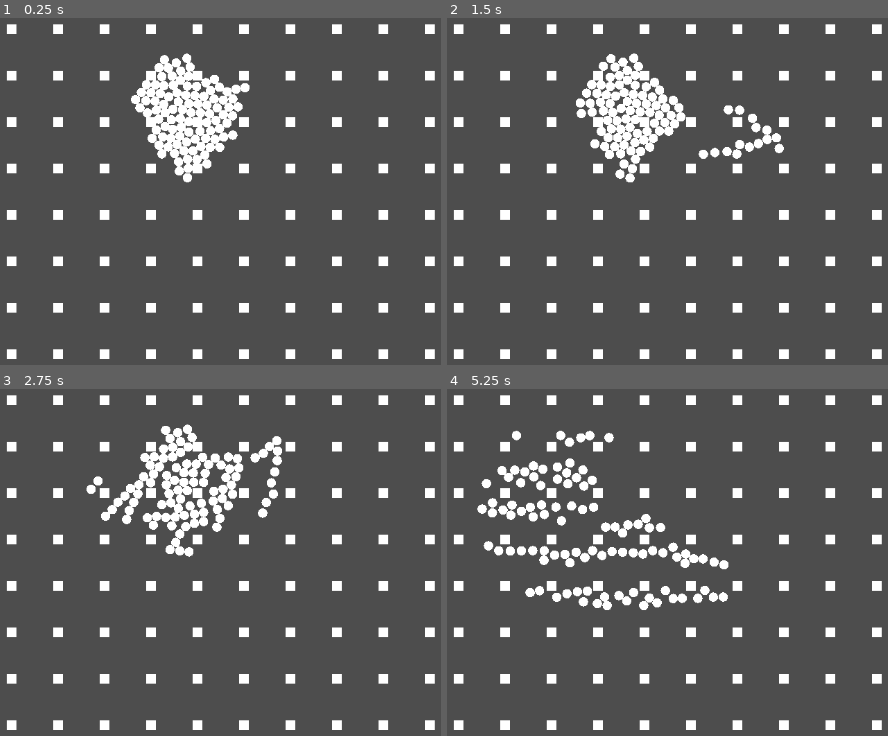
Above: before the commit, frames 1-4 (two rows, left to right).
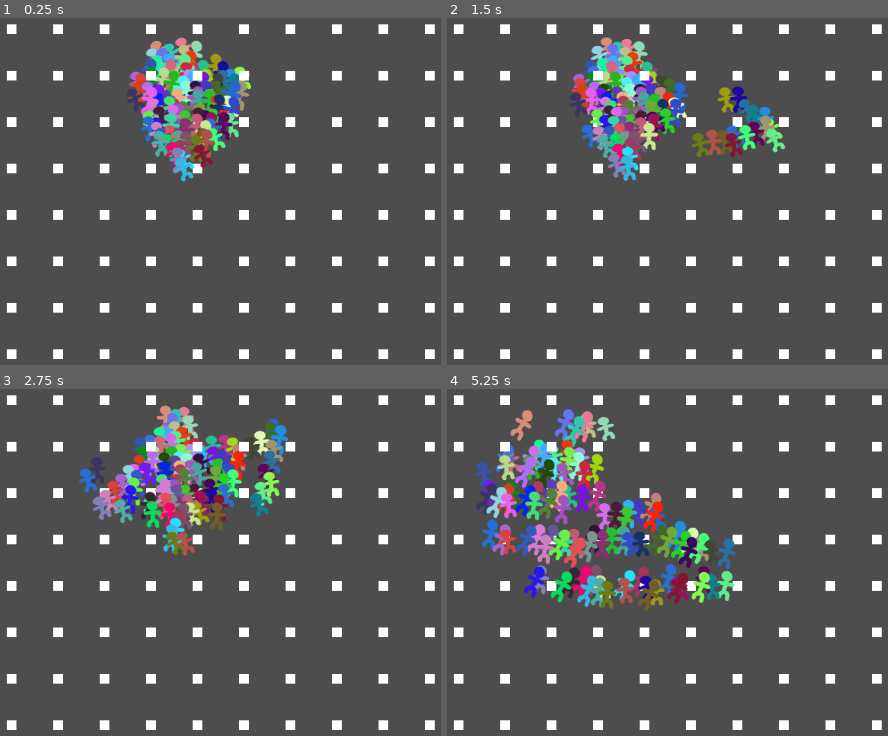
Above: after the commit, the same moments.

Repository: Viggzta/gmtk-jam-2024
Game: Godot game, scene res://scenes/test/felix/testscne.tscn
Same seed, same stepped clock (60 frames per second), same inputs: the game is played once before the commit and once after it.
Inputs (mouse positions are in pixels of both pictures, inside the frame that each line leads up to):
- Up to frame 1 (0.25 s): no input
- Up to frame 2 (1.5 s): move the mouse to (821, 146) at 0.52 s; click (821, 146) at 0.67 s; move the mouse to (486, 191) at 1.27 s; click (486, 191) at 1.42 s
- Up to frame 3 (2.75 s): move the mouse to (277, 441) at 2.02 s; click (277, 441) at 2.17 s
- Up to frame 4 (5.25 s): move the mouse to (605, 628) at 2.77 s; click (605, 628) at 2.92 s; move the mouse to (883, 607) at 3.52 s; click (883, 607) at 3.67 s; move the mouse to (outside the picture) at 4.27 s; click (outside the picture) at 4.42 s; move the mouse to (685, 538) at 5.02 s; click (685, 538) at 5.17 s

The runs differ from the first frame. In frame 1, 7.0% of the frame differs, in the area x 29-58%, y 5-48%; in frame 2, 8.4%; in frame 3, 9.3%; in frame 4, 15%, in the area x 6-66%, y 5-64%.

Commit message:
Dude juice

Diff:
--- a/src/project.godot
+++ b/src/project.godot
@@ -14,6 +14,10 @@
 run/main_scene="res://scenes/test/felix/testscne.tscn"
 config/features=PackedStringArray("4.3", "GL Compatibility")
 config/icon="res://icon.svg"
+
+[autoload]
+
+Interpolation="*res://scripts/Interpolation.gd"
 
 [debug]
 
--- /dev/null
+++ b/src/scenes/npc/dude.gd
@@ -0,0 +1,71 @@
+extends RigidBody2D
+
+@onready var sprite_2d: Sprite2D = $ImageRoot/Sprite2D
+@onready var image_root: Node2D = $ImageRoot
+@onready var navigation_agent: NavigationAgent2D = $NavigationAgent2D
+
+var animation_step: float = 0
+var animation_step_move: float = 0
+var animation_direction: float = 1
+var animation_direction_move: float = 1
+var movement_speed: float = 5.0
+var current_movement_speed: float = 0.0
+var movement_target_position: Vector2 = Vector2(60.0, 180.0)
+
+func _ready():
+	# These values need to be adjusted for the actor's speed
+	# and the navigation layout.
+	navigation_agent.path_desired_distance = 4.0
+	navigation_agent.target_desired_distance = 4.0
+
+	# Make sure to not await during _ready.
+	call_deferred("actor_setup")
+
+	animation_step = randf()
+	animation_step_move = randf()
+	sprite_2d.modulate = Color(randf(), randf(), randf())
+
+func actor_setup():
+	# Wait for the first physics frame so the NavigationServer can sync.
+	await get_tree().physics_frame
+
+	# Now that the navigation map is no longer empty, set the movement target.
+	set_movement_target(movement_target_position)
+
+func set_movement_target(movement_target: Vector2):
+	navigation_agent.target_position = movement_target
+
+func _physics_process(delta):
+	if navigation_agent.is_navigation_finished():
+		return
+
+	var current_agent_position: Vector2 = global_position
+	var next_path_position: Vector2 = navigation_agent.get_next_path_position()
+
+	# print("current: ", current_agent_position, " next: ", next_path_position)
+	var velocity: Vector2 = current_agent_position.direction_to(next_path_position) * movement_speed
+	current_movement_speed = velocity.length()
+	move_and_collide(velocity)
+
+func _process(delta: float) -> void:
+	_update_animation_step(delta)
+	image_root.scale.y = 0.75 + (0.25 * Interpolation.smooth_step(animation_step_move))
+	image_root.rotation_degrees = -30.0 + (60.0 * animation_step_move)
+	sprite_2d.z_index = position.y
+
+func _update_animation_step(delta: float) -> void:
+	animation_step += delta * animation_direction
+	if animation_step > 1.0:
+		animation_direction *= -1.0
+		animation_step =  1 - (animation_step - 1)
+	if animation_step < 0.0:
+		animation_direction *= -1.0
+		animation_step =  animation_step * -1.0
+
+	animation_step_move += delta * animation_direction_move * current_movement_speed
+	if animation_step_move > 1.0:
+		animation_direction_move *= -1.0
+		animation_step_move =  1 - (animation_step_move - 1)
+	if animation_step_move < 0.0:
+		animation_direction_move *= -1.0
+		animation_step_move = animation_step_move * -1.0
--- a/src/scenes/npc/dude.tscn
+++ b/src/scenes/npc/dude.tscn
@@ -1,40 +1,20 @@
-[gd_scene load_steps=5 format=3 uid="uid://djlmuqxobsbjc"]
+[gd_scene load_steps=4 format=3 uid="uid://djlmuqxobsbjc"]
 
-[ext_resource type="Script" path="res://scenes/npc/npc_rigid_body.gd" id="1_fgkhm"]
-
-[sub_resource type="GDScript" id="GDScript_d4u31"]
-script/source = "extends Node2D
-@onready var rigid_body_2d: RigidBody2D = $RigidBody2D
-
-
-# Called when the node enters the scene tree for the first time.
-func _ready() -> void:
-	pass # Replace with function body.
-
-
-# Called every frame. 'delta' is the elapsed time since the previous frame.
-func _process(delta: float) -> void:
-	pass
-
-func set_movement_target(movement_target: Vector2):
-	rigid_body_2d.set_movement_target(movement_target)
-"
+[ext_resource type="Script" path="res://scenes/npc/dude.gd" id="1_t7m2o"]
+[ext_resource type="Texture2D" uid="uid://dav3o5ahega2w" path="res://art/dude1.png" id="3_w8clx"]
 
 [sub_resource type="CircleShape2D" id="CircleShape2D_h70pd"]
 
-[sub_resource type="SphereMesh" id="SphereMesh_2nda7"]
+[node name="Dude" type="RigidBody2D"]
+script = ExtResource("1_t7m2o")
 
-[node name="Dude" type="Node2D"]
-script = SubResource("GDScript_d4u31")
+[node name="ImageRoot" type="Node2D" parent="."]
 
-[node name="RigidBody2D" type="RigidBody2D" parent="."]
-script = ExtResource("1_fgkhm")
+[node name="Sprite2D" type="Sprite2D" parent="ImageRoot"]
+position = Vector2(-2, -50)
+texture = ExtResource("3_w8clx")
 
-[node name="CollisionShape2D" type="CollisionShape2D" parent="RigidBody2D"]
+[node name="CollisionShape2D" type="CollisionShape2D" parent="."]
 shape = SubResource("CircleShape2D_h70pd")
 
-[node name="NavigationAgent2D" type="NavigationAgent2D" parent="RigidBody2D"]
-
-[node name="MeshInstance2D" type="MeshInstance2D" parent="RigidBody2D"]
-scale = Vector2(20, 20)
-mesh = SubResource("SphereMesh_2nda7")
+[node name="NavigationAgent2D" type="NavigationAgent2D" parent="."]
